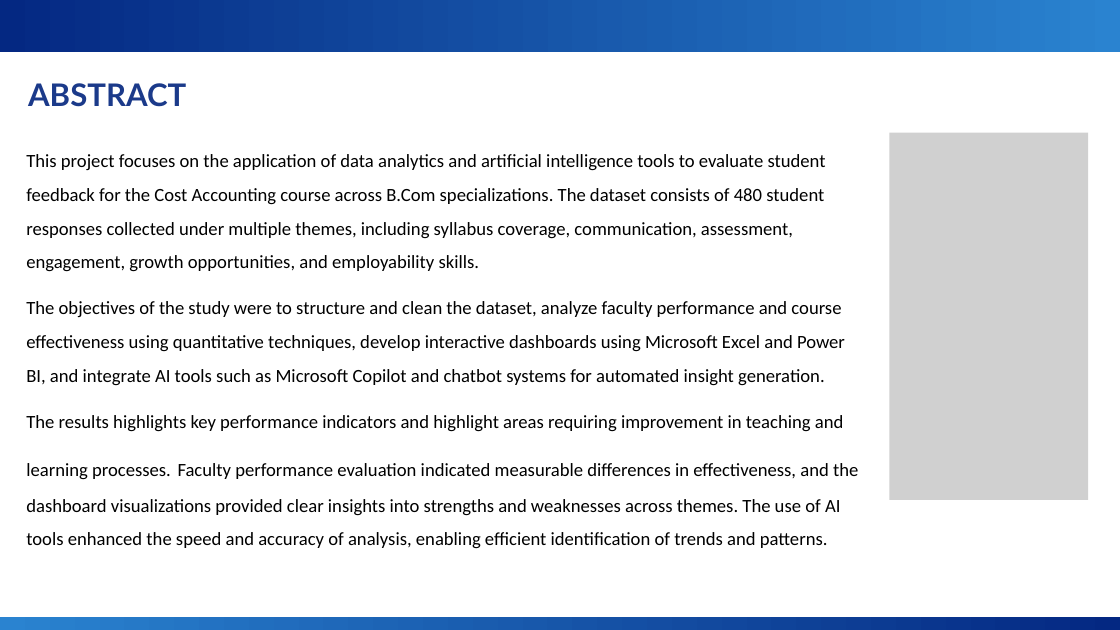
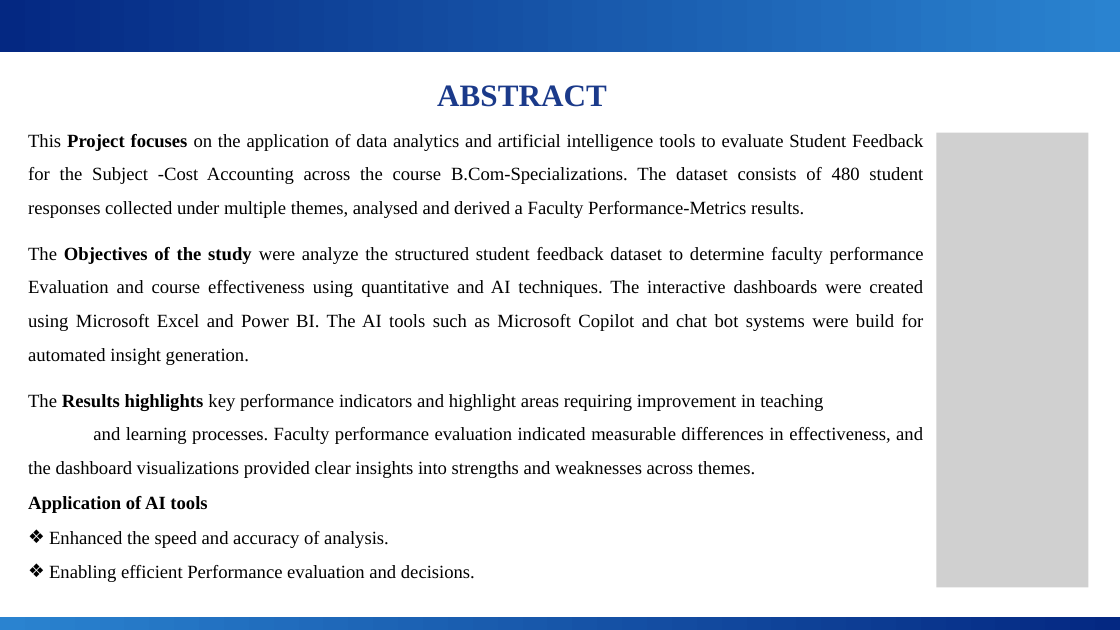
Before and after one commit to drkarpagambigaik-coder/AICW-Karpagambigai, a slide deck: slide 4 of Project -PPT.pptx (slide 3 before the commit). Drawn at 1120x630 pixels with LibreOffice and Linux fonts; fonts in the diff are those of the drawing; grey boxes stand for pictures; background and template pictures are left out. Boxes give left, top, right and bottom in pixels: in the first picture for what was removed or moved away, otherwise in the second. Text is boxed around its words. In the diff, an @@ line names an element or a change of style, - is before the commit and + after.

```diff
--- a/Project -PPT.pptx
+++ b/Project -PPT.pptx
@@ text "ABSTRACT" at (x1=437, y1=85, x2=607, y2=107): font Lato to Times New Roman @@
@@ text at (x1=28, y1=134, x2=924, y2=582): text changed; font Calibri to Times New Roman @@
-This project focuses on the application of data analytics and artificial intelligence tools to evaluate student feedback for the Cost Accounting course across B.Com specializations. The dataset consists of 480 student responses collected under multiple themes, including syllabus coverage, communication, assessment, engagement, growth opportunities, and employability skills.
-The objectives of the study were to structure and clean the dataset, analyze faculty performance and course effectiveness using quantitative techniques, develop interactive dashboards using Microsoft Excel and Power BI, and integrate AI tools such as Microsoft Copilot and chatbot systems for automated insight generation.
-The results highlights key performance indicators and highlight areas requiring improvement in teaching and learning processes. Faculty performance evaluation indicated measurable differences in effectiveness, and the dashboard visualizations provided clear insights into strengths and weaknesses across themes. The use of AI tools enhanced the speed and accuracy of analysis, enabling efficient identification of trends and patterns.
+This Project focuses on the application of data analytics and artificial intelligence tools to evaluate Student Feedback for the Subject -Cost Accounting across the course B.Com-Specializations. The dataset consists of 480 student responses collected under multiple themes, analysed and derived a Faculty Performance-Metrics results.
+The Objectives of the study were analyze the structured student feedback dataset to determine faculty performance Evaluation and course effectiveness using quantitative and AI techniques. The interactive dashboards were created using Microsoft Excel and Power BI. The AI tools such as Microsoft Copilot and chat bot systems were build for automated insight generation.
+The Results highlights key performance indicators and highlight areas requiring improvement in teaching and learning processes. Faculty performance evaluation indicated measurable differences in effectiveness, and the dashboard visualizations provided clear insights into strengths and weaknesses across themes.
+Application of AI tools
+❖ Enhanced the speed and accuracy of analysis.
+❖ Enabling efficient Performance evaluation and decisions.
@@ picture resized from (x1=889, y1=132, x2=1088, y2=500) to (x1=936, y1=132, x2=1089, y2=587) @@
```
Also in this commit, not shown: 14 other slides changed, 22 slides added, 2 slides removed.
